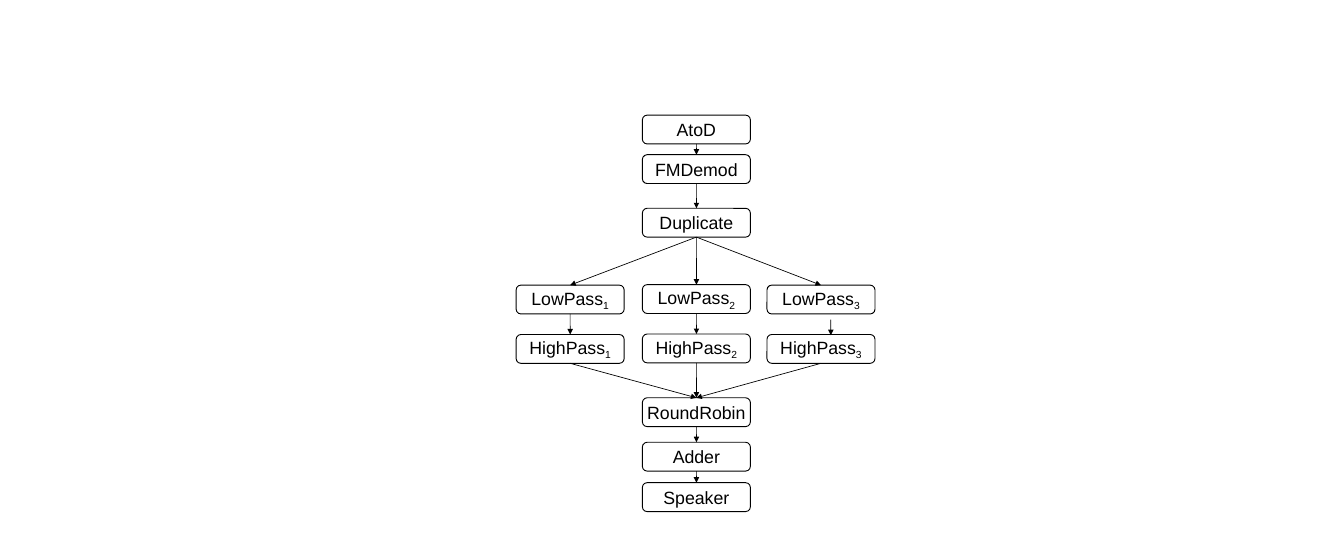
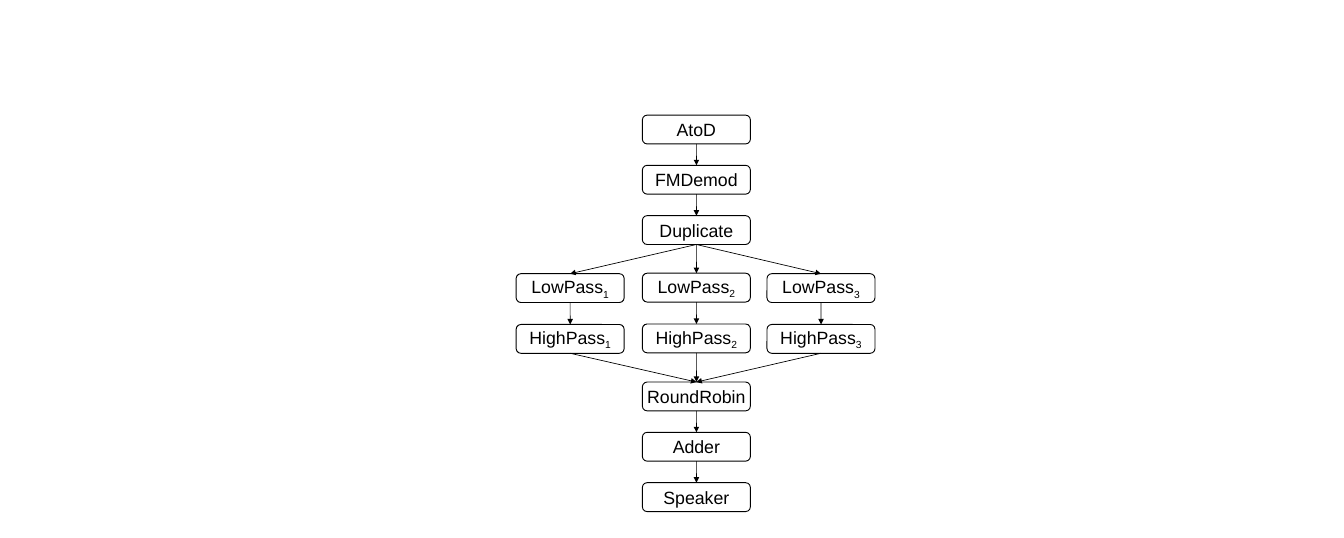
Before and after one commit to rrnewton/StreamIt, a slide deck: slide 2 of streams/docs/thies-phdthesis-09/fm-radio.ppt. Drawn at 1344x538 pixels with LibreOffice and Linux fonts; fonts in the diff are those of the drawing. Boxes give left, top, right and bottom in pixels: in the first picture for what was removed or moved away, otherwise in the second. Text is boxed around its words. In the diff, an @@ line names an element or a change of style, - is before the commit and + after.

```diff
--- a/streams/docs/thies-phdthesis-09/fm-radio.ppt
+++ b/streams/docs/thies-phdthesis-09/fm-radio.ppt
@@ arrow moved from (696, 144) - (696, 155) to (696, 144) - (696, 165) @@
@@ 2 rounded rectangles, 1 arrow: place and size @@
-2 rounded rectangles, 1 arrow at (642, 155, 751, 237)
+2 rounded rectangles, 1 arrow at (642, 165, 751, 245)
@@ arrow moved from (696, 237) - (696, 284) to (696, 245) - (570, 274) @@
@@ arrow moved from (696, 313) - (696, 334) to (696, 245) - (696, 273) @@
@@ arrow moved from (696, 237) - (821, 285) to (696, 245) - (821, 274) @@
@@ 7 rounded rectangles: place and size @@
-7 rounded rectangles at (516, 284, 875, 471)
+7 rounded rectangles at (516, 273, 875, 461)
@@ arrow moved from (831, 319) - (831, 335) to (570, 302) - (571, 325) @@
@@ arrow moved from (570, 363) - (696, 398) to (696, 302) - (696, 324) @@
@@ arrow moved from (696, 363) - (696, 398) to (821, 302) - (821, 325) @@
@@ arrow moved from (821, 363) - (696, 398) to (570, 353) - (696, 382) @@
@@ arrow moved from (696, 426) - (696, 442) to (696, 353) - (696, 382) @@
@@ arrow moved from (696, 237) - (570, 285) to (821, 353) - (696, 382) @@
@@ rounded rectangle "RoundRobin": place and size @@
-rounded rectangle "RoundRobin" at (642, 397, 751, 426)
+rounded rectangle "RoundRobin" at (642, 382, 751, 411)
@@ arrow moved from (570, 314) - (571, 334) to (696, 411) - (696, 432) @@
@@ arrow moved from (696, 470) - (696, 482) to (696, 461) - (696, 482) @@
```
Also in this commit, not shown: 1 slide added, 27 other files.
